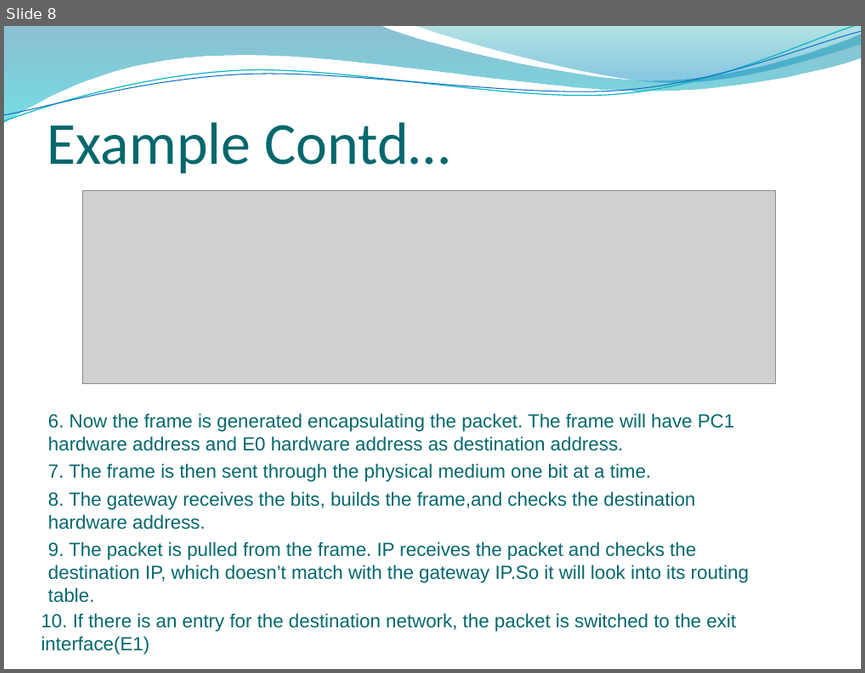
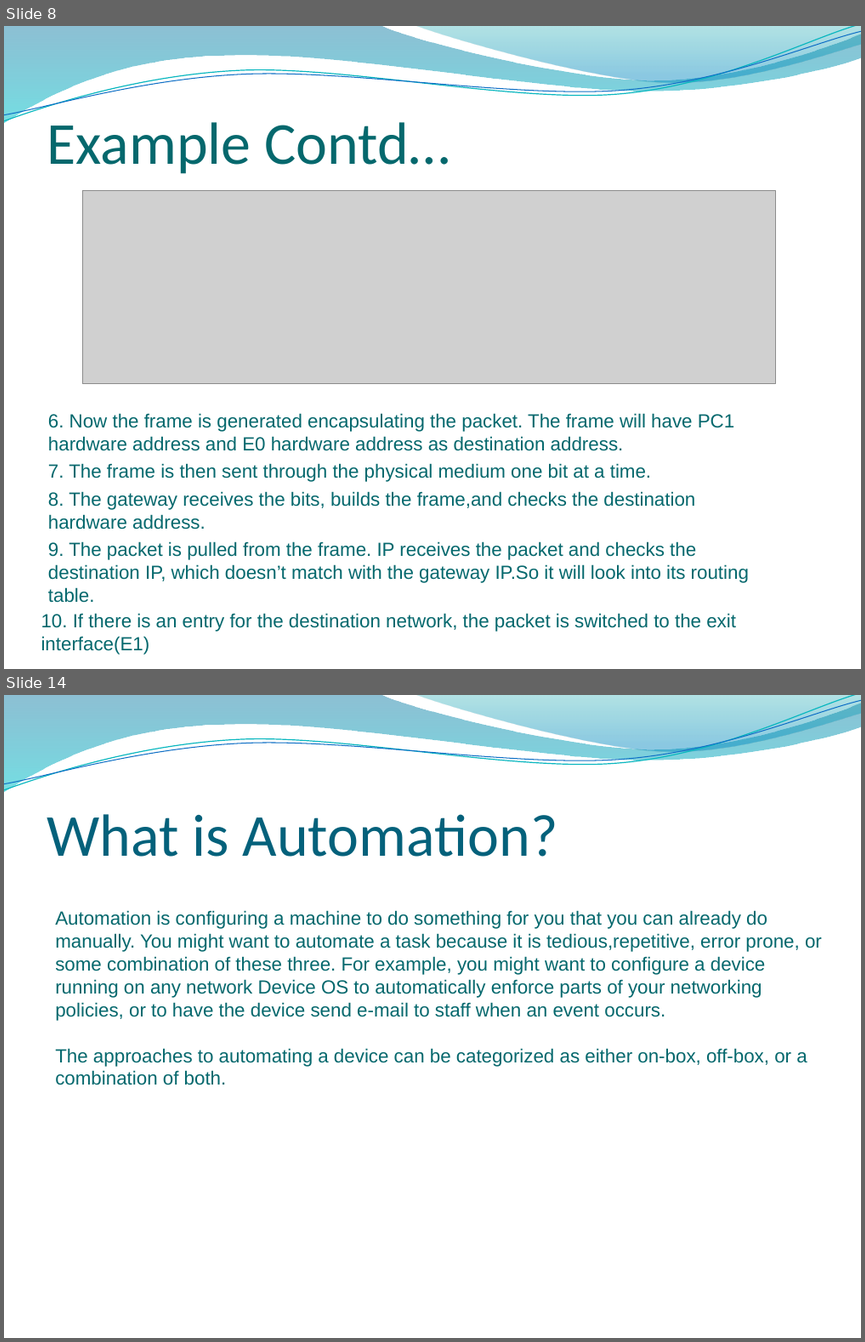
Before and after one commit to yashikadhingra/network-autimation, a slide deck: network_automation.pptx. Shown one above the other, each under a label of ours: slide 8 before the commit, slides 8 and 14 after it; the slides between them are not shown. The pictures are 865x673 and 865x1342 pixels, drawn with LibreOffice and Linux fonts; fonts in the diff are those of the drawing; grey boxes stand for pictures; background and template pictures are left out. Boxes give left, top, right and bottom in pixels: in the first picture for what was removed or moved away, otherwise in the second. Text is boxed around its words. In the diff, an @@ line names an element or a change of style, - is before the commit and + after.

```diff
--- a/network_automation.pptx
+++ b/network_automation.pptx
@@ slide 14 added at bbox=[4, 695, 861, 1338], background picture (left out); not listed: 4 template elements that a slide beside it also shows @@
@@ title added at bbox=[46, 814, 558, 857], 50 pt, text #04617B @@
+What is Automation?
@@ text added at bbox=[55, 910, 822, 1085], 16 pt, text #06686C @@
+Automation is configuring a machine to do something for you that you can already do manually. You might want to automate a task because it is tedious,repetitive, error prone, or some combination of these three. For example, you might want to configure a device running on any network Device OS to automatically enforce parts of your networking policies, or to have the device send e-mail to staff when an event occurs.
+The approaches to automating a device can be categorized as either on-box, off-box, or a combination of both.
```
Also in this commit, not shown: 1 slide changed, 6 other slides added, 2 slides removed.
